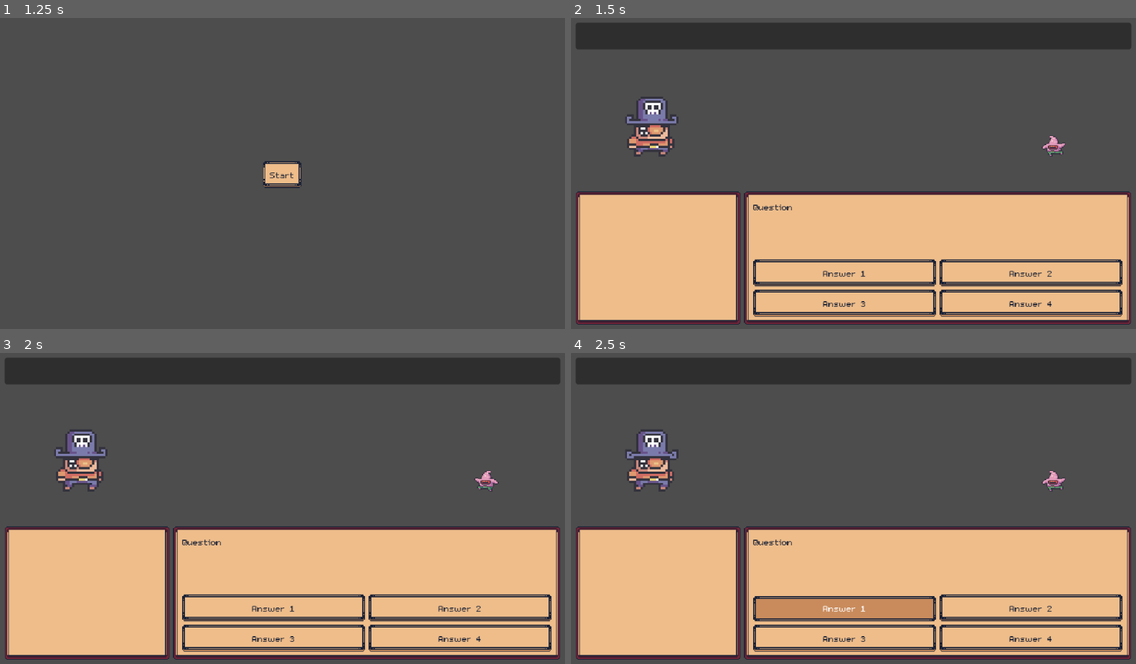
Above: before the commit, frames 1-4 (two rows, left to right).
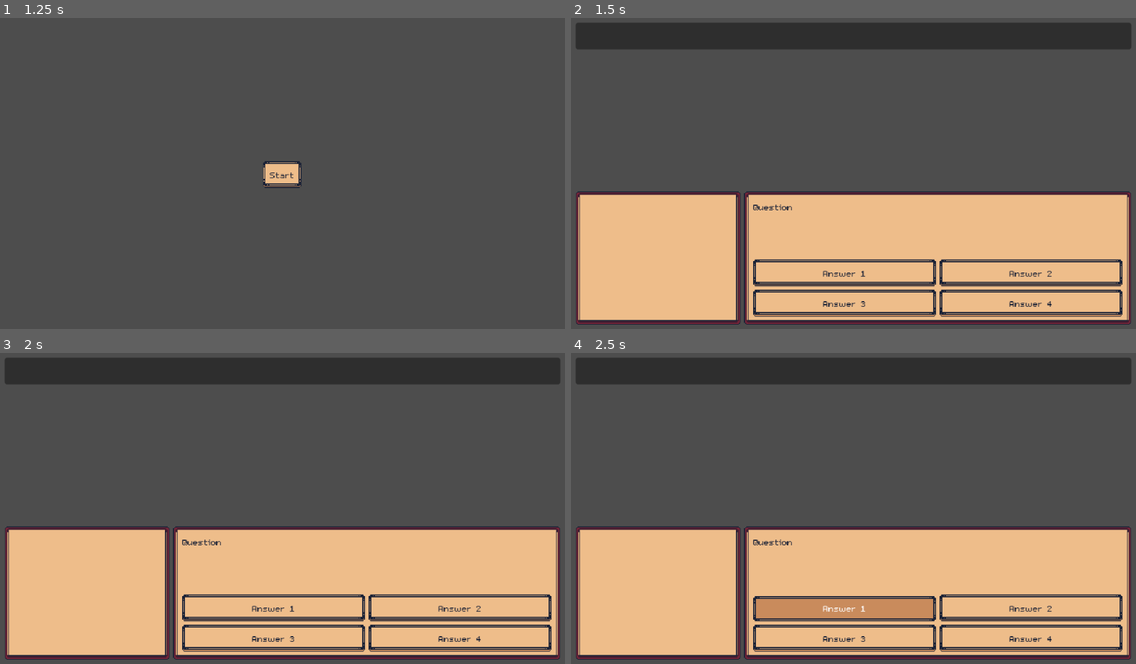
Above: after the commit, the same moments.

Repository: dev-laww/knight-quest
Game: Godot game, scene res://scenes/main.tscn
Two runs of this game, one before a commit and one after it. Both use one fixed random seed, a clock stepped at 60 frames per second and the inputs below.
Inputs:
- Up to frame 1 (1.25 s): click "Login" at 0.5 s
- Up to frame 2 (1.5 s): click "Start" at 1.25 s
- Up to frame 3 (2 s): no input
- Up to frame 4 (2.5 s): click "Answer 1" at 2 s

Frame 1 is identical in both runs. In frame 2, 1.3% of the frame differs, in the area x 9-88%, y 25-45%; in frame 3, 1.3%; in frame 4, 1.3%, in the area x 9-88%, y 24-45%.
Error after the commit: Attempt to call function 'deploy_player' in base 'null instance' on a null instance. (res://scripts/world/battle.gd:15)

Commit message:
refactor: renamed turn manager to run manager

Diff:
--- a/knight-quest/scenes/components/managers/turn_manager.tscn
+++ b/knight-quest/scenes/components/managers/run_manager.tscn
@@ -1,8 +1,8 @@
 [gd_scene load_steps=2 format=3 uid="uid://dfdm55jit0843"]
 
-[ext_resource type="Script" uid="uid://bwbo0oqaimhps" path="res://scripts/components/managers/turn_manager.gd" id="1_aj1af"]
+[ext_resource type="Script" uid="uid://bwbo0oqaimhps" path="res://scripts/components/managers/run_manager.gd" id="1_aj1af"]
 
-[node name="TurnManager" type="Node"]
+[node name="RunManager" type="Node"]
 script = ExtResource("1_aj1af")
 
 [node name="TurnTimer" type="Timer" parent="."]
--- a/knight-quest/scenes/world/battle.tscn
+++ b/knight-quest/scenes/world/battle.tscn
@@ -5,7 +5,7 @@
 [ext_resource type="PackedScene" uid="uid://cf6rph7p0k8y7" path="res://scenes/ui/overlays/heads_up_display.tscn" id="1_hjx2g"]
 [ext_resource type="PackedScene" uid="uid://dqpduk7nq4wmo" path="res://scenes/entities/characters/player.tscn" id="2_ehm8x"]
 [ext_resource type="PackedScene" uid="uid://b2fshu4a5e41d" path="res://scenes/entities/enemies/star.tscn" id="3_fs26p"]
-[ext_resource type="PackedScene" uid="uid://dfdm55jit0843" path="res://scenes/components/managers/turn_manager.tscn" id="4_t5uxl"]
+[ext_resource type="PackedScene" uid="uid://dfdm55jit0843" path="res://scenes/components/managers/run_manager.tscn" id="4_t5uxl"]
 
 [node name="Battle" type="Node2D"]
 script = ExtResource("1_fs26p")
@@ -15,7 +15,7 @@
 [node name="QuestionManager" parent="." node_paths=PackedStringArray("heads_up_display") instance=ExtResource("1_ehm8x")]
 heads_up_display = NodePath("../UI/HeadsUpDisplay")
 
-[node name="TurnManager" parent="." node_paths=PackedStringArray("question_manager", "heads_up_display") instance=ExtResource("4_t5uxl")]
+[node name="RunManager" parent="." node_paths=PackedStringArray("question_manager", "heads_up_display") instance=ExtResource("4_t5uxl")]
 question_manager = NodePath("../QuestionManager")
 heads_up_display = NodePath("../UI/HeadsUpDisplay")
 
--- a/knight-quest/scripts/components/managers/turn_manager.gd
+++ b/knight-quest/scripts/components/managers/run_manager.gd
@@ -1,5 +1,5 @@
 extends Node
-class_name TurnManager
+class_name RunManager
 
 signal player_turn_started
 signal player_answered(correct: bool)
@@ -28,7 +28,6 @@
     turn_timer.timeout.connect(_on_turn_timeout)
 
 func start() -> void:
-    print("TurnManager started")
     state_machine.change_state(player_turn_state)
     state_machine.update()
 
--- a/knight-quest/scripts/world/battle.gd
+++ b/knight-quest/scripts/world/battle.gd
@@ -4,8 +4,8 @@
 @export var enemy_scene: PackedScene
 
 
-@onready var turn_manager: TurnManager = $TurnManager
-@onready var heads_up_display: HeadsUpDisplay = %HeadsUpDisplay
+@onready var run_manager: RunManager = $RunManager
+@onready var heads_up_display: HeadsUpDisplay = $HeadsUpDisplay
 
 
 func _ready() -> void:
Renamed: knight-quest/scripts/components/managers/turn_manager.gd.uid -> knight-quest/scripts/components/managers/run_manager.gd.uid
